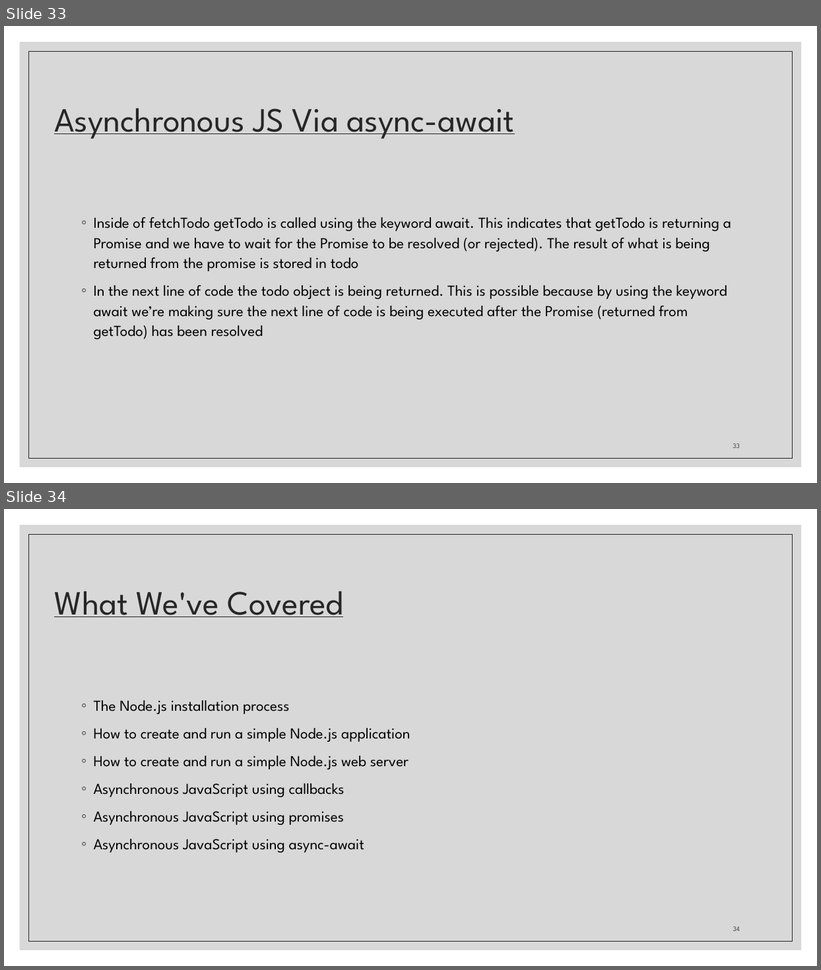
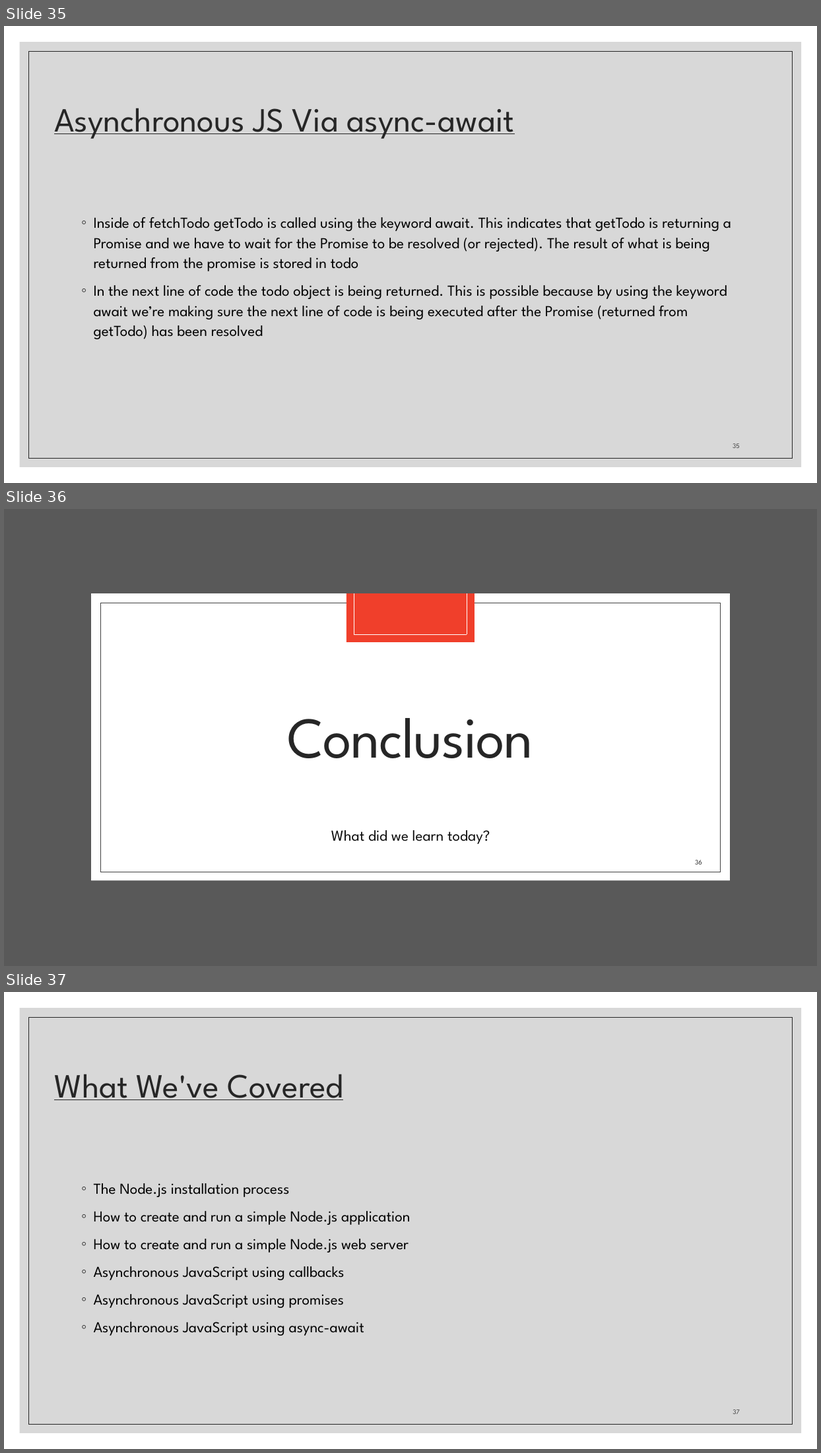
Before and after one commit to zackstotts/base-node-curriculum, a slide deck: unit_01/slides/Unit01-PartI.pptx. Shown one above the other, each under a label of ours: slides 33 and 34 before the commit, slides 35, 36 and 37 after it. The pictures are 821x970 and 821x1453 pixels, drawn with LibreOffice and Linux fonts; fonts in the diff are those of the drawing. Boxes give left, top, right and bottom in pixels: in the first picture for what was removed or moved away, otherwise in the second. Text is boxed around its words. In the diff, an @@ line names an element or a change of style, - is before the commit and + after.

```diff
--- a/unit_01/slides/Unit01-PartI.pptx
+++ b/unit_01/slides/Unit01-PartI.pptx
@@ slide 36 added at (4, 509, 817, 966), background #FFFFFF @@
@@ rectangle added at (4, 509, 817, 966), fill #595959 @@
@@ rectangle added at (91, 593, 730, 881), fill #FFFFFF @@
@@ rectangle added at (100, 603, 721, 872), outline #404040 0.5 pt @@
@@ rectangle added at (347, 593, 475, 642), fill #F03F2B @@
@@ line added from (354, 593) to (354, 634), #FFFFFF 0.5 pt @@
@@ line added from (467, 593) to (467, 634), #FFFFFF 0.5 pt @@
@@ line added from (354, 634) to (467, 634), #FFFFFF 0.5 pt @@
@@ title added at (288, 718, 533, 758), 68 pt, text #262626 @@
+Conclusion
@@ text added at (331, 830, 490, 844), 18 pt, text #0D0D0D @@
+What did we learn today?
@@ page number added at (695, 860, 702, 865), 8 pt, text #262626 @@
+36
@@ what was slide 33 is now slide 35 @@
@@ what was slide 34 is now slide 37 @@
@@ page number at (733, 1410, 740, 1414): text changed @@
-34
+37
```
Also in this commit, not shown: 16 slides changed, 5 other slides added, 3 slides removed.
